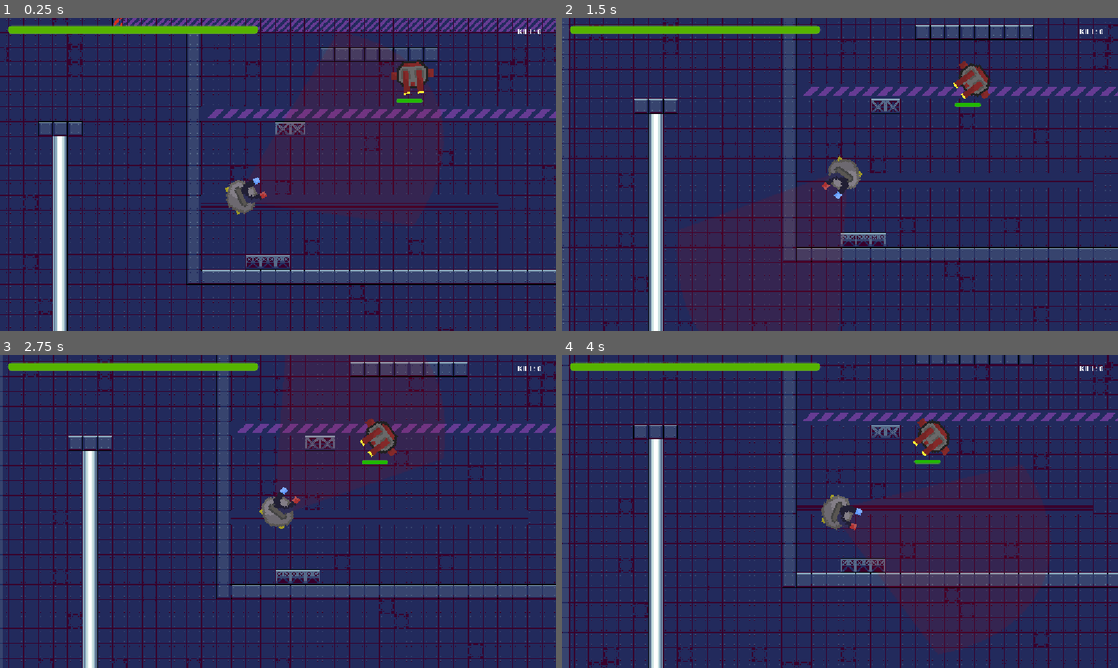
Above: before the commit, frames 1-4 (two rows, left to right).
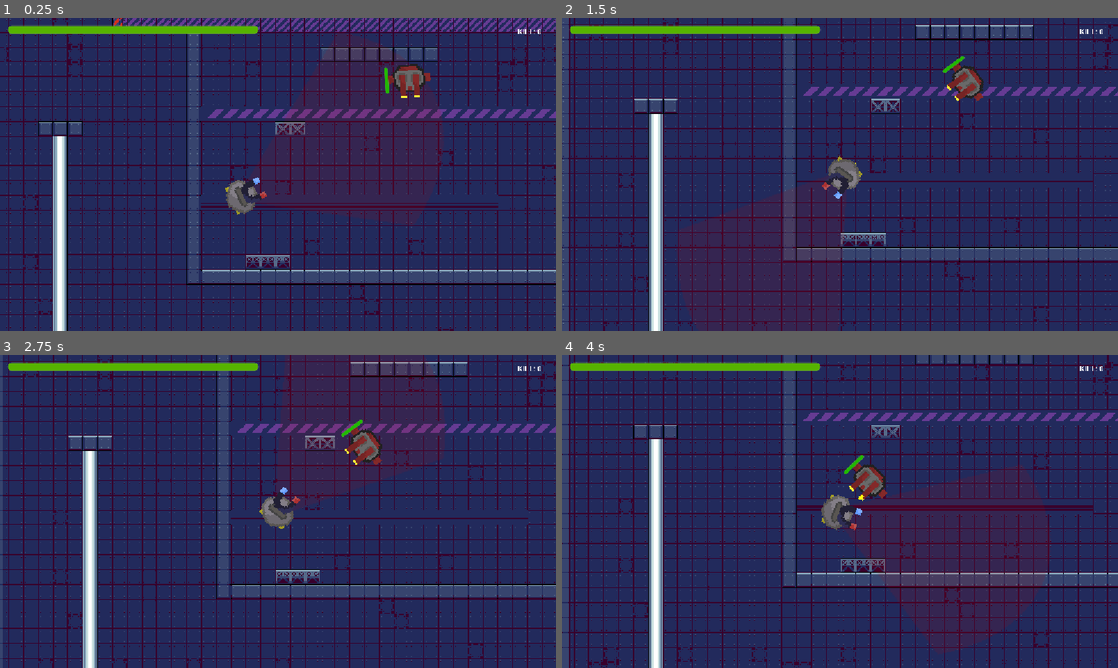
Above: after the commit, the same moments.

Repository: FazalThe/magslam
Game: Godot game, scene res://main.tscn
Same seed, same stepped clock (60 frames per second), same inputs: the game is played once before the commit and once after it.
Inputs (mouse positions are in pixels of both pictures, inside the frame that each line leads up to):
- Up to frame 1 (0.25 s): no input
- Up to frame 2 (1.5 s): move the mouse to (962, 158) at 0.52 s; tap A (A) at 0.6 s; tap D (D) at 0.8, 1.35 s; move the mouse to (728, 190) at 1.27 s
- Up to frame 3 (2.75 s): click (166, 527) at 1.55 s; move the mouse to (333, 442) at 2.02 s; press the mouse at (333, 442) at 2.03 s; right-click (333, 442) at 2.3 s
- Up to frame 4 (4 s): move the mouse to (812, 574) at 2.77 s; release the mouse at (812, 574) at 2.78 s; right-click (812, 574) at 2.85 s; tap S (S) at 3.05, 3.6 s; move the mouse to (1006, 558) at 3.52 s; tap A (A) at 3.8 s

The runs differ from the first frame. In frame 1, 0.6% of the frame differs, in the area x 69-78%, y 13-28%; in frame 2, 0.7%; in frame 3, 0.9%; in frame 4, 1.2%, in the area x 50-70%, y 20-47%.

Commit message:
bullets having problems

Diff:
--- a/attract_area.gd
+++ b/attract_area.gd
@@ -8,7 +8,7 @@
 # Called when the node enters the scene tree for the first time.
 func _physics_process(_delta: float) -> void:
 
-	if Input.is_action_pressed("Right"):
+	if Input.is_action_pressed("Left"):
 		for body: CharacterBody2D in get_overlapping_bodies():
 
 			attract(body)
--- /dev/null
+++ b/bullet.gd
@@ -0,0 +1,16 @@
+extends Node2D
+
+var velocity = 10
+var rot
+@onready var dual_bot: CharacterBody2D = $"../../DualBot"
+
+# Called when the node enters the scene tree for the first time.
+func _ready() -> void:
+	rot = global_rotation + PI/2
+
+
+# Called every frame. 'delta' is the elapsed time since the previous frame.
+func _physics_process(delta: float) -> void:
+	var baseSpeed = dual_bot.velocity
+	var bulletSpeed = Vector2(cos(rot),sin(rot)) * velocity
+	global_position += baseSpeed + bulletSpeed
--- /dev/null
+++ b/bullet.tscn
@@ -0,0 +1,24 @@
+[gd_scene format=3 uid="uid://oq8xbfhwn6k5"]
+
+[ext_resource type="Script" uid="uid://cfythywuc7sct" path="res://bullet.gd" id="1_v7oki"]
+
+[sub_resource type="RectangleShape2D" id="RectangleShape2D_6cdfc"]
+size = Vector2(6, 12)
+
+[node name="Bullet" type="Node2D" unique_id=433710856]
+rotation = 1.5707964
+script = ExtResource("1_v7oki")
+
+[node name="ColorRect" type="ColorRect" parent="." unique_id=711693908]
+offset_left = -3.0
+offset_top = -6.0
+offset_right = 3.0
+offset_bottom = 6.0
+color = Color(0.9993687, 0.99999994, 0.050250612, 1)
+
+[node name="Area2D" type="Area2D" parent="." unique_id=788623331]
+collision_layer = 4
+collision_mask = 0
+
+[node name="CollisionShape2D" type="CollisionShape2D" parent="Area2D" unique_id=1898329646]
+shape = SubResource("RectangleShape2D_6cdfc")
--- a/dualbot.gd
+++ b/dualbot.gd
@@ -12,7 +12,6 @@
 @onready var parent: Node2D = get_parent().get_parent()
 
 func _physics_process(delta: float) -> void:
-	var rot = sprite.rotation
 	if health <=0 :
 		parent.kill += 1
 		queue_free()
@@ -22,7 +21,7 @@
 		#face the magnet
 			var magPosition: Vector2 = magnet.global_position
 			var target_angle = global_position.angle_to_point(magPosition)
-			sprite.rotation = lerp_angle(sprite.rotation, (target_angle- PI/2), 3.5 * delta)
+			rotation = lerp_angle(rotation, (target_angle), 3.5 * delta)
 
 			#move towards magnet
 			var distance = global_position.distance_to(magPosition)
@@ -43,6 +42,7 @@
 					if collider != tile:
 						collision.get_collider().take_damage(damage)
 
+		# Bullets
 
 
 
--- a/dualbot.tscn
+++ b/dualbot.tscn
@@ -3,6 +3,7 @@
 [ext_resource type="Script" uid="uid://dptci2n6kwl87" path="res://dualbot.gd" id="1_4bj0b"]
 [ext_resource type="Texture2D" uid="uid://cxogh155bspdp" path="res://Assets/Characters/robot.png" id="1_toofv"]
 [ext_resource type="PackedScene" uid="uid://brq8sosvqlttb" path="res://enemybar.tscn" id="3_lntne"]
+[ext_resource type="Script" uid="uid://6it0cf4v88qu" path="res://spawn.gd" id="4_enw83"]
 
 [sub_resource type="CircleShape2D" id="CircleShape2D_toofv"]
 radius = 28.0
@@ -32,3 +33,18 @@
 offset_bottom = 60.0
 grow_horizontal = 1
 grow_vertical = 1
+metadata/_edit_use_anchors_ = true
+
+[node name="Spawn" type="Node2D" parent="." unique_id=105427898]
+script = ExtResource("4_enw83")
+
+[node name="MarkerUp" type="Marker2D" parent="Spawn" unique_id=223874019]
+position = Vector2(39, -14)
+
+[node name="MarkerDown" type="Marker2D" parent="Spawn" unique_id=60641326]
+position = Vector2(39, 15)
+
+[node name="Timer" type="Timer" parent="Spawn" unique_id=1957640476]
+autostart = true
+
+[connection signal="timeout" from="Spawn/Timer" to="Spawn" method="_on_timer_timeout"]
--- a/main.tscn
+++ b/main.tscn
@@ -394,6 +394,8 @@
 position = Vector2(464, -288.5)
 shape = SubResource("RectangleShape2D_6cdfc")
 
+[node name="Bullets" type="Node2D" parent="Spawner" unique_id=422650800]
+
 [node name="EndTimer" type="Timer" parent="." unique_id=2119129683]
 wait_time = 0.5
 
--- a/player.tscn
+++ b/player.tscn
@@ -2,7 +2,6 @@
 
 [ext_resource type="Texture2D" uid="uid://e6e05b2d2cl0" path="res://Assets/Characters/magnet.png" id="1_4flbx"]
 [ext_resource type="Script" uid="uid://vuqjpk22fpjg" path="res://player.gd" id="1_onrkg"]
-[ext_resource type="Script" uid="uid://bfodha7557lvu" path="res://area_2d.gd" id="3_i3pqv"]
 [ext_resource type="Texture2D" uid="uid://crvs6ymab87rc" path="res://Assets/Sector.png" id="3_sweqy"]
 [ext_resource type="Script" uid="uid://cb4cqmdbr8y8y" path="res://attract_area.gd" id="4_hqtel"]
 
@@ -10,6 +9,7 @@
 radius = 65.0
 
 [node name="CharacterBody2D" type="CharacterBody2D" unique_id=1281541146]
+collision_mask = 5
 script = ExtResource("1_onrkg")
 
 [node name="Sprite2D" type="Sprite2D" parent="." unique_id=907284660]
@@ -34,15 +34,6 @@
 position = Vector2(0.17499542, -0.375)
 shape = SubResource("CircleShape2D_4flbx")
 
-[node name="RepelArea" type="Area2D" parent="." unique_id=577496707]
-collision_layer = 0
-collision_mask = 2
-script = ExtResource("3_i3pqv")
-
-[node name="CollisionPolygon2D" type="CollisionPolygon2D" parent="RepelArea" unique_id=1746643424]
-scale = Vector2(2.36, 2.36)
-polygon = PackedVector2Array(200, -105, 228, 0, 200, 105, 0, 0)
-
 [node name="AttractArea" type="Area2D" parent="." unique_id=1387424703]
 collision_layer = 0
 collision_mask = 2
--- /dev/null
+++ b/spawn.gd
@@ -0,0 +1,27 @@
+extends Node2D
+
+var bulletScene = preload("res://bullet.tscn")
+@onready var timer: Timer = $Timer
+@onready var markerUp: Marker2D = $MarkerUp
+@onready var markerDown: Marker2D = $MarkerDown
+@onready var parent: CharacterBody2D = get_parent()
+@onready var main: Node2D = parent.get_parent()
+@onready var bullets = main.get_child(3)
+
+
+
+# Called every frame. 'delta' is the elapsed time since the previous frame.
+func _physics_process(delta: float) -> void:
+	pass
+
+
+
+func _on_timer_timeout() -> void:
+	var bullet: Node2D = bulletScene.instantiate()
+	if randi() %2:
+		bullet.position = markerDown.global_position
+	else:
+		bullet.position = markerUp.global_position
+
+	bullet.rotation = parent.sprite.global_rotation
+	bullets.add_child(bullet)
Not shown, added: bullet.gd.uid
Not shown, added: spawn.gd.uid
